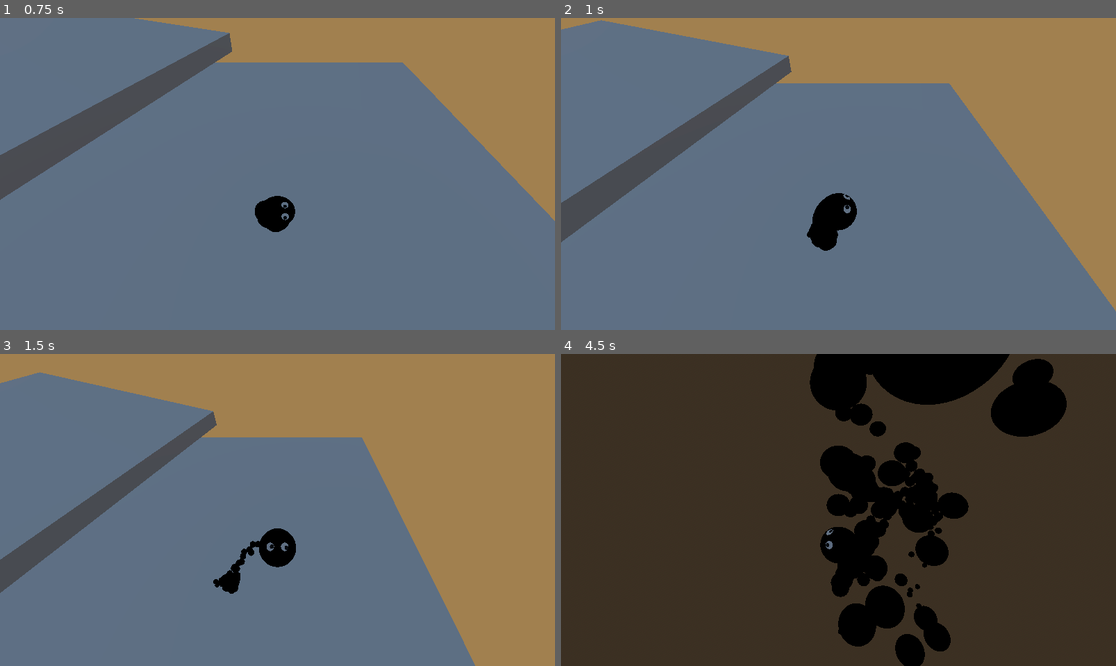
Above: before the commit, frames 1-4 (two rows, left to right).
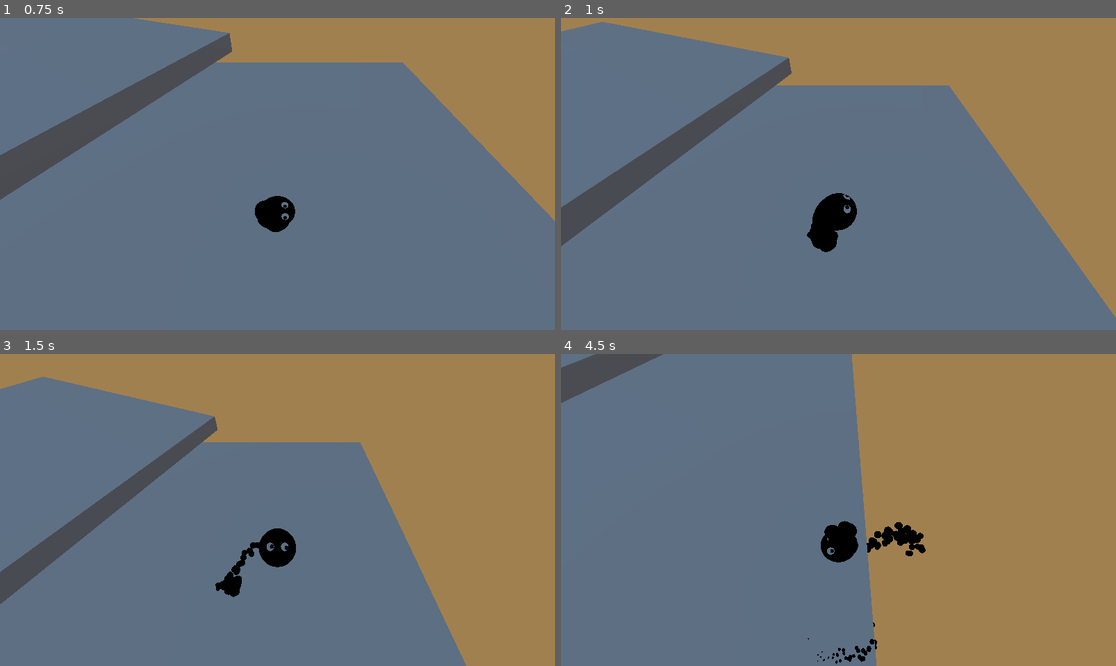
Above: after the commit, the same moments.

Repository: fossinating/trianglegamejam
Game: Godot game, scene res://levels/workshop.tscn
Two runs of this game, one before a commit and one after it. Both use one fixed random seed, a clock stepped at 60 frames per second and the inputs below.
Inputs (mouse positions are in pixels of both pictures, inside the frame that each line leads up to):
- Up to frame 1 (0.75 s): tap Enter at 0.5 s; move the mouse to (399, 158) at 0.52 s; hold D (move_right) from 0.53 s (still down); tap Mouse wheel down (fov_down_scroll) at 0.6 s
- Up to frame 2 (1 s): keep holding D (move_right); tap Space (jump) at 0.77 s; tap Mouse wheel up (fov_up_scroll) at 0.8 s
- Up to frame 3 (1.5 s): tap Space (jump) at 1.07 s; move the mouse to (166, 525) at 1.27 s; release D (move_right) at 1.28 s; hold S (move_down) from 1.28 s (still down); tap Mouse wheel up (fov_up_scroll) at 1.35 s
- Up to frame 4 (4.5 s): tap Space (jump) at 1.52, 1.55, 1.82, 2.1, 3.02, 3.32, 3.77, 3.8, 4.07 s; move the mouse to (894, 441) at 2.02 s; release S (move_down) at 2.03 s; hold D (move_right) 2.03-2.78 s; tap Mouse wheel down (fov_down_scroll) at 2.3 s; move the mouse to (810, 572) at 2.77 s; hold W (move_up) 2.78-3.53 s; tap Down (cam_down) at 2.85 s; tap Mouse wheel up (fov_up_scroll) at 3.05 s; move the mouse to (1005, 556) at 3.52 s; hold A (move_left) from 3.53 s (still down); tap Left (cam_left) at 3.6 s; move the mouse to (672, 463) at 4.27 s; tap Right (cam_right) at 4.35 s

Frame 1 is identical in both runs. In frame 2, 1.7% of the frame differs, in the area x 0-100%, y 0-96%; in frame 3, 4.2%; in frame 4, 99%, in the area x 0-100%, y 0-100%.

Commit message:
Fix globals; modify files to remove unnecessary debugger warnings

Diff:
--- /dev/null
+++ b/default_bus_layout.tres
@@ -0,0 +1,15 @@
+[gd_resource type="AudioBusLayout" format=3 uid="uid://cjm5pq10myr74"]
+
+[resource]
+bus/1/name = &"SFX"
+bus/1/solo = false
+bus/1/mute = false
+bus/1/bypass_fx = false
+bus/1/volume_db = 0.0
+bus/1/send = &"Master"
+bus/2/name = &"MUS"
+bus/2/solo = false
+bus/2/mute = false
+bus/2/bypass_fx = false
+bus/2/volume_db = -2.51248
+bus/2/send = &"Master"
--- a/entities/player/camera_controller.gd
+++ b/entities/player/camera_controller.gd
@@ -20,10 +20,10 @@
 var maxZoom := 15.0		# to clarify: min and max zoom here refer to distance from pivot
 var minZoom := 3
 
-var desiredFov := 75.0
-var fovStep := 0.1
-var maxFov := 110.0
-var minFov := 30.0
+#var desiredFov := 75.0
+#var fovStep := 0.1
+#var maxFov := 110.0
+#var minFov := 30.0
 
 func _ready() -> void:
 	cam.make_current()
@@ -60,7 +60,7 @@
 	var zoom_input := -(Input.is_action_just_pressed("zoom_in_scroll") as float) * 2 + (Input.is_action_just_pressed("zoom_out_scroll") as float) * 2 # Input.is_action_just_pressed works; is_action_pressed does not.
 	if zoom_input == 0.0:
 		zoom_input += Input.get_axis("zoom_in_noscroll", "zoom_out_noscroll")
-	var fov_input := -(Input.is_action_just_pressed("fov_up_scroll") as float) * 2 + (Input.is_action_just_pressed("fov_down_scroll") as float) * 2
+	#var fov_input := -(Input.is_action_just_pressed("fov_up_scroll") as float) * 2 + (Input.is_action_just_pressed("fov_down_scroll") as float) * 2
 	#if fov_input == 0.0:
 		#fov_input += Input.get_axis("fov_down_noscroll", "fov_up_noscroll")
 	#if fov_input != 0.0:
--- a/entities/player/player.gd
+++ b/entities/player/player.gd
@@ -10,8 +10,8 @@
 @export var Jump_Height := 3.0
 @export var Jump_Distance := 12.0
 
-var max_speed := 5
-var jump_velocity := 8
+var max_speed := 5.0
+var jump_velocity := 8.0
 var jump_gravity := 1.0
 var fall_gravity := 1.2
 
--- a/globals/AudioManager.gd
+++ b/globals/AudioManager.gd
@@ -1,4 +1,4 @@
-extends Node2D
+extends Node3D
 
 var sound_effect_dict = {}
 
@@ -8,23 +8,23 @@
 	for sound_effect_setting : SoundEffectSettings in sound_effect_settings:
 		sound_effect_dict[sound_effect_setting.type] = sound_effect_setting
 
-func create_2d_audio_at_location(location, type: SoundEffectSettings.SOUND_EFFECT_TYPE):
+func create_3d_audio_at_location(location, type: SoundEffectSettings.SOUND_EFFECT_TYPE):
 	if sound_effect_dict.has(type):
 		var sound_effect_setting: SoundEffectSettings = sound_effect_dict[type]
 		if sound_effect_setting.has_open_limit():
 			sound_effect_setting.change_audio_count(1)
-			var new_2D_audio = AudioStreamPlayer2D.new()
-			add_child(new_2D_audio)
+			var new_3D_audio = AudioStreamPlayer3D.new()
+			add_child(new_3D_audio)
 
-			new_2D_audio.positon = location
-			new_2D_audio.stream = sound_effect_setting.sound_effect
-			new_2D_audio.volume_db = sound_effect_setting.volume_db
-			new_2D_audio.pitch_scale = sound_effect_setting.pitch_scale
-			new_2D_audio.pitch_scale += Global.rng.randf_range(-sound_effect_setting.pitch_randomness, sound_effect_setting.pitch_randomness)
-			new_2D_audio.finished.connect(sound_effect_setting.on_audio_finished)
-			new_2D_audio.finished.connect(new_2D_audio.queue_free)
+			new_3D_audio.positon = location
+			new_3D_audio.stream = sound_effect_setting.sound_effect
+			new_3D_audio.volume_db = sound_effect_setting.volume_db
+			new_3D_audio.pitch_scale = sound_effect_setting.pitch_scale
+			new_3D_audio.pitch_scale += Global.rng.randf_range(-sound_effect_setting.pitch_randomness, sound_effect_setting.pitch_randomness)
+			new_3D_audio.finished.connect(sound_effect_setting.on_audio_finished)
+			new_3D_audio.finished.connect(new_3D_audio.queue_free)
 
-			new_2D_audio.play()
+			new_3D_audio.play()
 
 	else :
 		push_error("Audio Manager failed to find setting for type ", type)
@@ -34,17 +34,17 @@
 		var sound_effect_setting: SoundEffectSettings = sound_effect_dict[type]
 		if sound_effect_setting.has_open_limit():
 			sound_effect_setting.change_audio_count(1)
-			var new_2D_audio = AudioStreamPlayer2D.new()
-			add_child(new_2D_audio)
+			var new_3D_audio = AudioStreamPlayer3D.new()
+			add_child(new_3D_audio)
 
-			new_2D_audio.stream = sound_effect_setting.sound_effect
-			new_2D_audio.volume_db = sound_effect_setting.volume_db
-			new_2D_audio.pitch_scale = sound_effect_setting.pitch_scale
-			new_2D_audio.pitch_scale += Global.rng.randf_range(-sound_effect_setting.pitch_randomness, sound_effect_setting.pitch_randomness)
-			new_2D_audio.finished.connect(sound_effect_setting.on_audio_finished)
-			new_2D_audio.finished.connect(new_2D_audio.queue_free)
+			new_3D_audio.stream = sound_effect_setting.sound_effect
+			new_3D_audio.volume_db = sound_effect_setting.volume_db
+			new_3D_audio.pitch_scale = sound_effect_setting.pitch_scale
+			new_3D_audio.pitch_scale += Global.rng.randf_range(-sound_effect_setting.pitch_randomness, sound_effect_setting.pitch_randomness)
+			new_3D_audio.finished.connect(sound_effect_setting.on_audio_finished)
+			new_3D_audio.finished.connect(new_3D_audio.queue_free)
 
-			new_2D_audio.play()
+			new_3D_audio.play()
 
 	else :
 		push_error("Audio Manager failed to find setting for type ", type)
--- a/globals/AudioManager.tscn
+++ b/globals/AudioManager.tscn
@@ -1,6 +1,6 @@
 [gd_scene load_steps=2 format=3 uid="uid://ctocafhpjxj1r"]
 
-[ext_resource type="Script" path="res://scripts/globals/AudioManager.gd" id="1_f2dtx"]
+[ext_resource type="Script" path="res://globals/AudioManager.gd" id="1_f2dtx"]
 
-[node name="AudioManager" type="Node2D"]
+[node name="AudioManager" type="Node3D"]
 script = ExtResource("1_f2dtx")
--- a/globals/SignalManager.gd
+++ b/globals/SignalManager.gd
@@ -1,8 +1,7 @@
 extends Node
 
+@warning_ignore("unused_signal") signal game_state_changed(new_state: Util.GAME_STATE)
+@warning_ignore("unused_signal") signal game_speed_changed(new_speed: float)
 
-signal game_state_changed(new_state: Util.GAME_STATE)
-signal game_speed_changed(new_speed: float)
-
-signal add_interaction(node: Node3D)
-signal remove_interaction(node: Node3D)
+@warning_ignore("unused_signal") signal add_interaction(node: Node3D)
+@warning_ignore("unused_signal") signal remove_interaction(node: Node3D)
